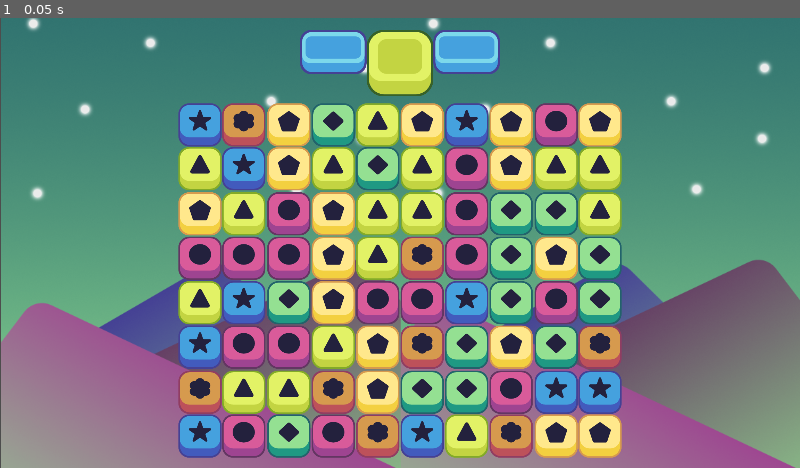
Above: before the commit, frame 1.
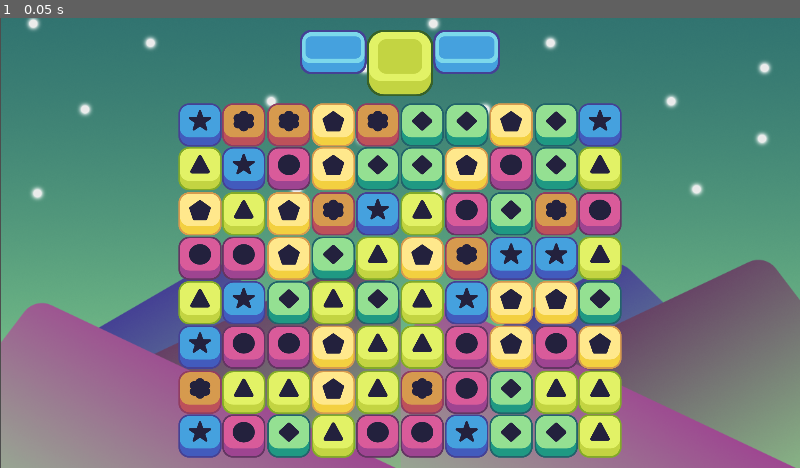
Above: after the commit, the same moment.

Repository: HenBarper/Breakfast_Break
Game: Godot game, scene res://Scenes/Game_Scene.tscn
Same seed, same stepped clock (60 frames per second), same inputs: the game is played once before the commit and once after it.
Inputs:
- Up to frame 1 (0.05 s): no input

The runs differ from the first frame. In frame 1, 22% of the frame differs, in the area x 33-78%, y 18-98%.

Commit message:
Implemented no matches on spawn algorithm

Diff:
--- a/Scripts/grid.gd
+++ b/Scripts/grid.gd
@@ -36,8 +36,24 @@
 		for j in height:
 			var rand = floor(randf_range(0, possible_pieces.size())) # choose a random number and store it
 			var piece = possible_pieces[rand].instantiate() # Instantiate that piece from the array
+			var loops = 0
+			while match_at(i, j, piece.color) && loops < 100: #check for match-3s before spawning in piece
+				rand = floor(randf_range(0, possible_pieces.size()))
+				loops += 1
+				piece = possible_pieces[rand].instantiate()
 			add_child(piece) # Adds piece to grid as child of grid
 			piece.position = grid_to_pixel(i, j) # Sets the position of the piece to the next position in the grid
+			all_pieces[i][j] = piece # sets the element of the 2d array to the piece at that position
+
+func match_at(column, row, color): # check the surrounding piece to see if their spawning would cause a match
+	if column > 1: # if there are pieces to the left
+		if all_pieces[column - 1][row] != null && all_pieces[column - 2][row] != null:
+			if all_pieces[column - 1][row].color == color && all_pieces[column - 2][row].color == color:
+				return true
+	if row > 1:
+		if all_pieces[column][row - 1] != null && all_pieces[column][row - 2] != null:
+			if all_pieces[column][row - 1].color == color && all_pieces[column][row - 2].color == color:
+				return true
 
 func grid_to_pixel(column, row): # Sets the position of the new piece
 	var new_x = x_start + offset * column
